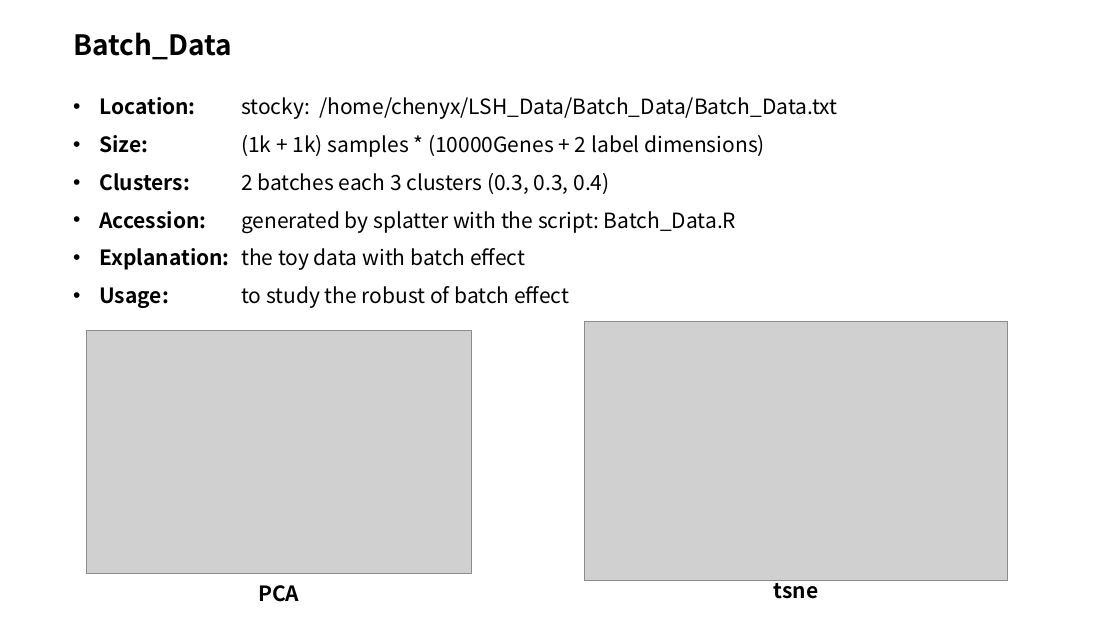
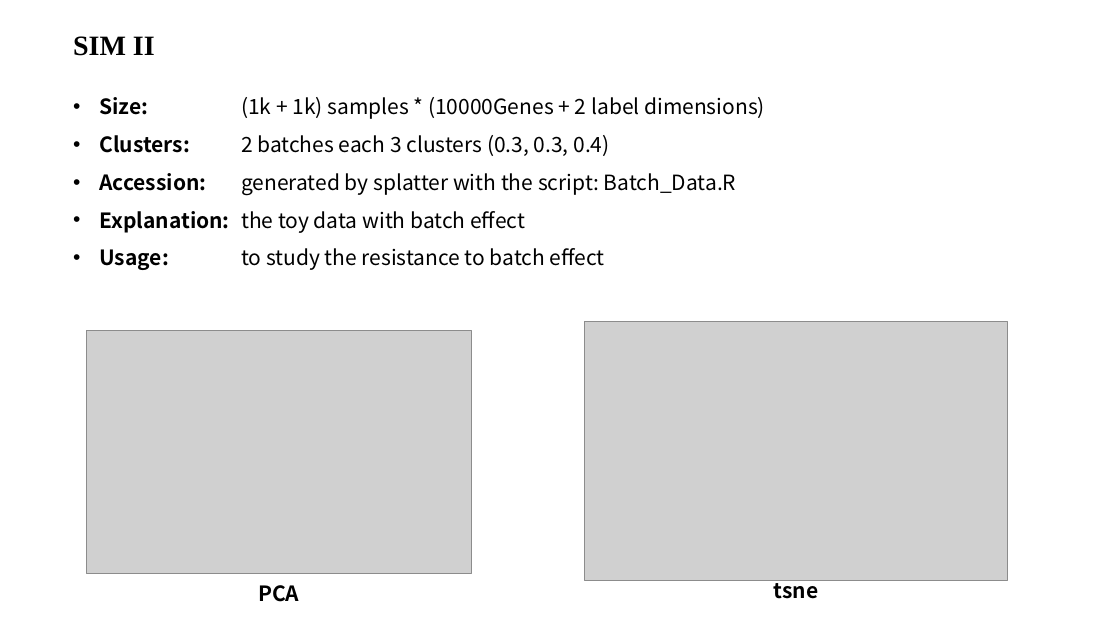
Before and after one commit to cyxss/densefly_on_scRNA, a slide deck: slide 4 of data_generator/Data_Explanation.pptx. Drawn at 1120x630 pixels with LibreOffice and Linux fonts; fonts in the diff are those of the drawing; grey boxes stand for pictures. Boxes give left, top, right and bottom in pixels: in the first picture for what was removed or moved away, otherwise in the second. Text is boxed around its words. In the diff, an @@ line names an element or a change of style, - is before the commit and + after.

Commit message:
fix the data explanation

```diff
--- a/data_generator/Data_Explanation.pptx
+++ b/data_generator/Data_Explanation.pptx
@@ text at bbox=[73, 36, 155, 56]: text changed; font Noto Sans CJK SC to Times New Roman @@
-Batch_Data
+SIM II
@@ text at bbox=[99, 97, 837, 119]: paragraph removed @@
-• Location: stocky: /home/chenyx/LSH_Data/Batch_Data/Batch_Data.txt
@@ text at bbox=[99, 248, 605, 270]: text changed @@
-• Usage: to study the robust of batch effect
+• Usage: to study the resistance to batch effect
```
Also in this commit, not shown: 3 other slides changed, 3 other files.
